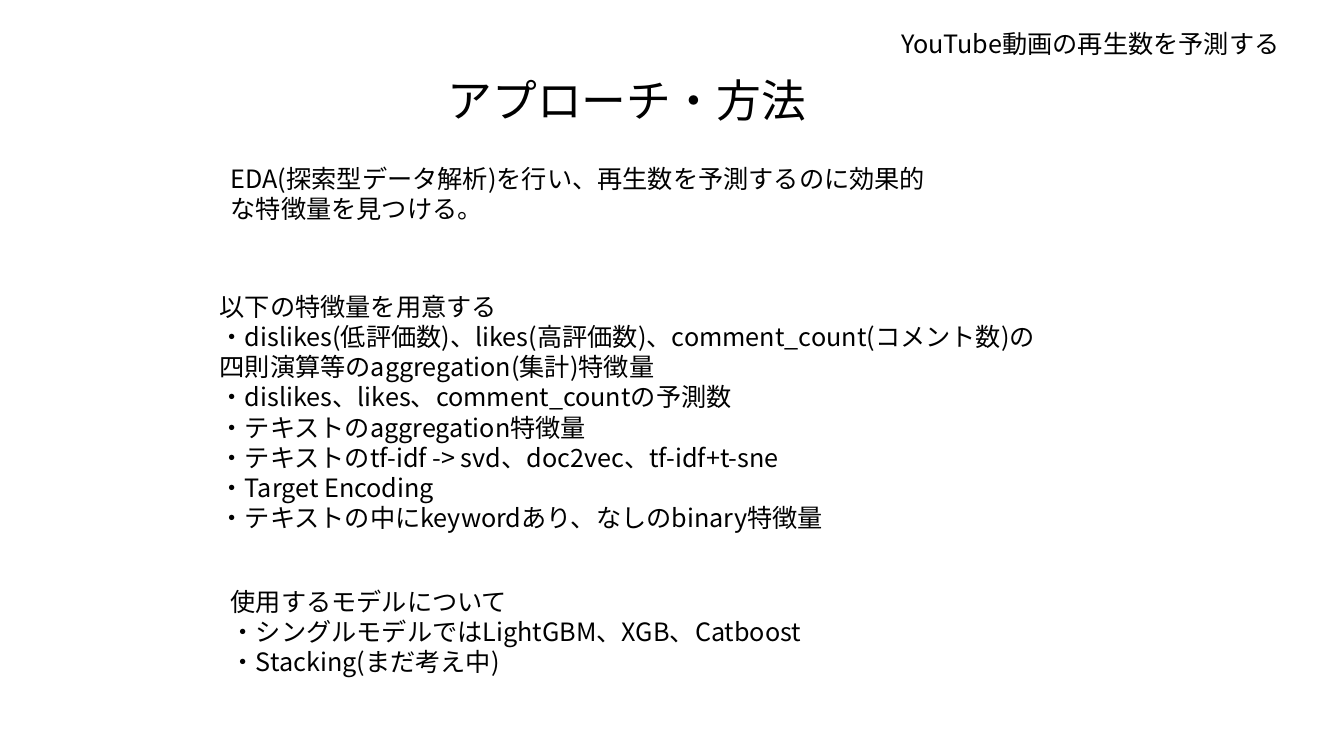
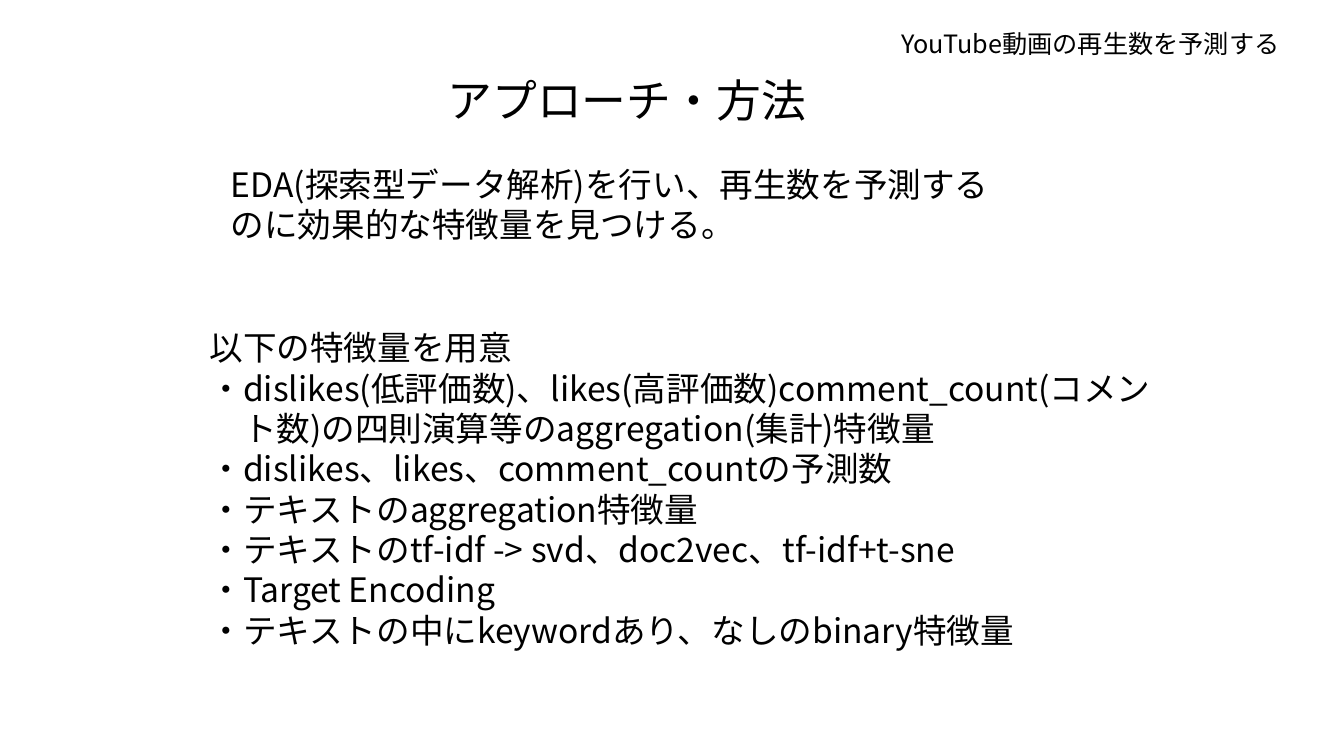
Before and after one commit to tsuru-kazu/research, a slide deck: slide 6 of docs/PD3_interim_report.pptx (slide 7 before the commit). Drawn at 1344x756 pixels with LibreOffice and Linux fonts; fonts in the diff are those of the drawing. Boxes give left, top, right and bottom in pixels: in the first picture for what was removed or moved away, otherwise in the second. Text is boxed around its words. In the diff, an @@ line names an element or a change of style, - is before the commit and + after.

```diff
--- a/docs/PD3_interim_report.pptx
+++ b/docs/PD3_interim_report.pptx
@@ text "EDA(探索型データ解析)を行い、再生数を予測するのに効果的な特徴量を見つける。" at box(231, 168, 989, 240): size 18 to 24 pt @@
@@ text "以下の特徴量を用意": place and size @@
-text "以下の特徴量を用意" at box(220, 294, 1035, 533)
+text "以下の特徴量を用意" at box(209, 331, 1150, 651)
@@ text at box(209, 331, 1150, 450): text changed; size 18 to 24 pt @@
-以下の特徴量を用意する
-・dislikes(低評価数)、likes(高評価数)、comment_count(コメント数)の四則演算等のaggregation(集計)特徴量
+以下の特徴量を用意
+・dislikes(低評価数)、likes(高評価数)comment_count(コメン
+ト数)の四則演算等のaggregation(集計)特徴量
@@ text at box(209, 447, 1014, 651): size 18 to 24 pt in "・dislikes、likes、comment_countの予測数", "・テキストのaggregation特徴量", "・テキストのtf-idf -> svd、doc2vec、tf-idf+t-sne", "・Target Encoding" and 1 more places @@
@@ text removed at box(231, 589, 802, 678) @@
-使用するモデルについて
-・シングルモデルではLightGBM、XGB、Catboost
-・Stacking(まだ考え中)
```
Also in this commit, not shown: 5 other slides changed, 1 slide removed, 2 other files.
